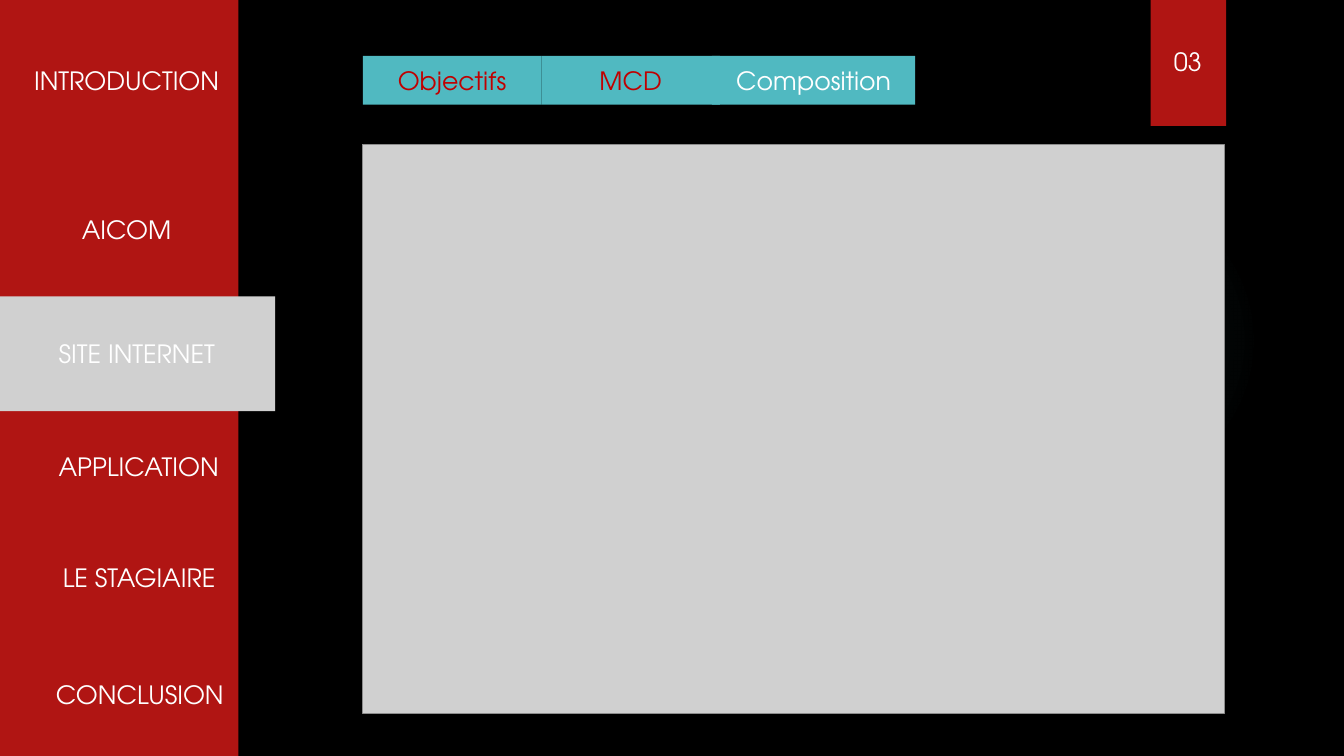
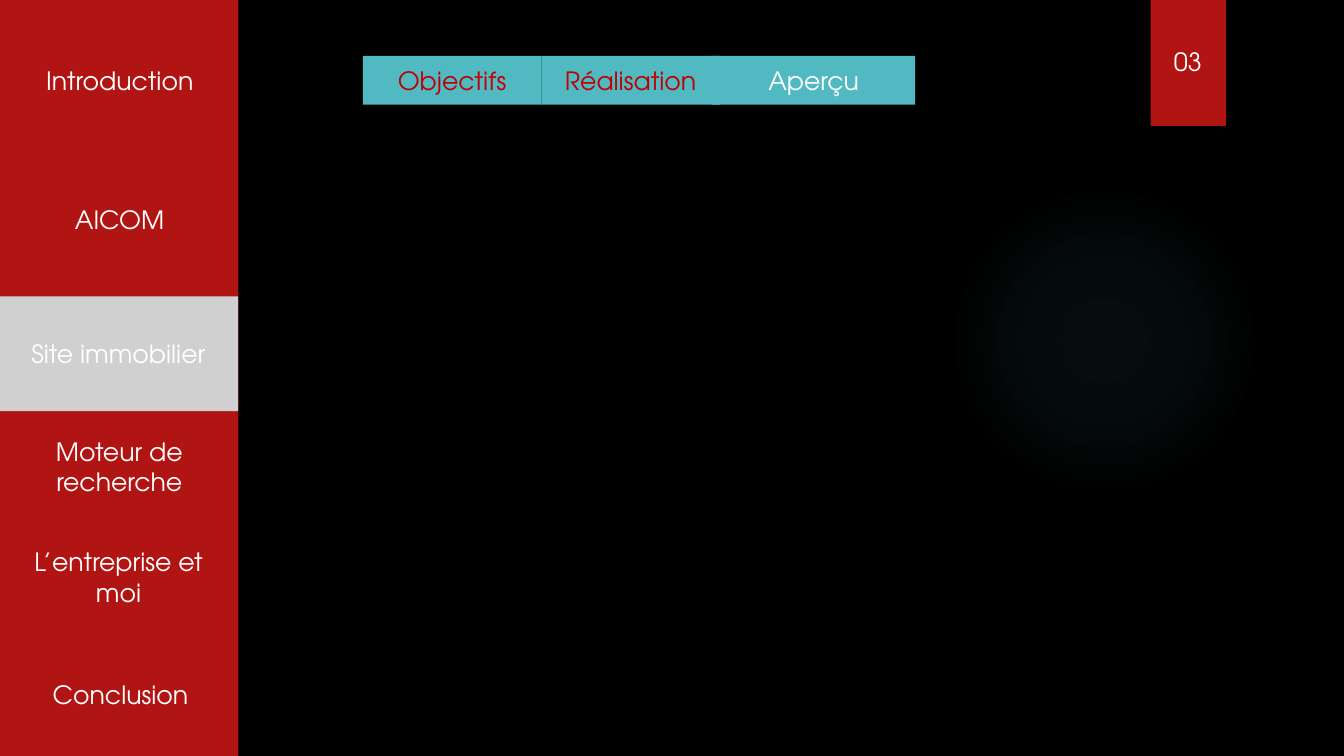
Before and after one commit to tochyvn/ma_banque_document, a slide deck: slide 7 of Aviaco france.pptx. Drawn at 1344x756 pixels with LibreOffice and Linux fonts; fonts in the diff are those of the drawing; grey boxes stand for pictures; background and template pictures are left out. Boxes give left, top, right and bottom in pixels: in the first picture for what was removed or moved away, otherwise in the second. Text is boxed around its words. In the diff, an @@ line names an element or a change of style, - is before the commit and + after.

```diff
--- a/Aviaco france.pptx
+++ b/Aviaco france.pptx
@@ text at [46, 71, 193, 91]: text changed @@
-INTRODUCTION
+Introduction
@@ text in rectangle at [565, 71, 696, 91]: text changed @@
-MCD
+Réalisation
@@ text in rectangle at [768, 71, 859, 96]: text changed @@
-Composition
+Aperçu
@@ picture removed at [363, 145, 1225, 715] @@
@@ text "AICOM": place and size @@
-text "AICOM" at [82, 220, 171, 240]
+text "AICOM" at [75, 210, 164, 230]
@@ picture "Site immobilier": place and size @@
-picture "Site immobilier" at [0, 296, 275, 411]
+picture "Site immobilier" at [0, 296, 238, 411]
@@ text in picture at [31, 344, 205, 363]: text changed @@
-SITE INTERNET
+Site immobilier
@@ text added at [56, 442, 183, 492], 18 pt, text #FFFFFF @@
+Moteur de recherche
@@ text removed at [59, 457, 219, 477] @@
-APPLICATION
@@ text added at [34, 552, 202, 603], 18 pt, text #FFFFFF @@
+L’entreprise et moi
@@ text removed at [63, 568, 215, 588] @@
-LE STAGIAIRE
@@ text at [53, 685, 189, 705]: text changed @@
-CONCLUSION
+Conclusion
```
Also in this commit, not shown: 3 other slides changed, 3 slides added.
